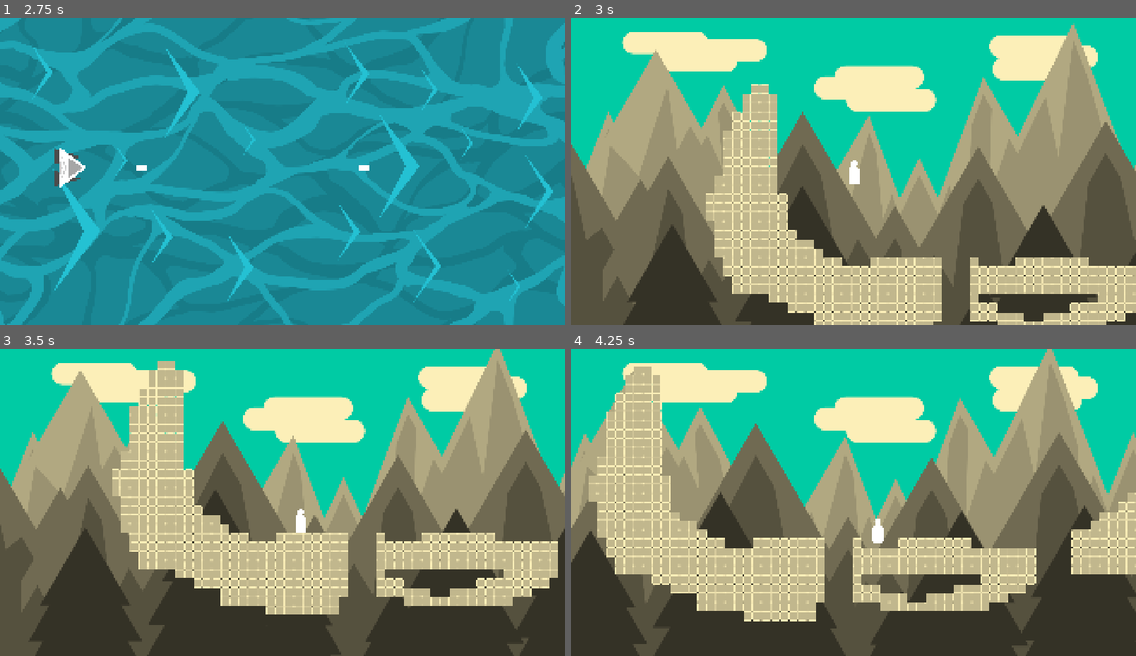
Above: before the commit, frames 1-4 (two rows, left to right).
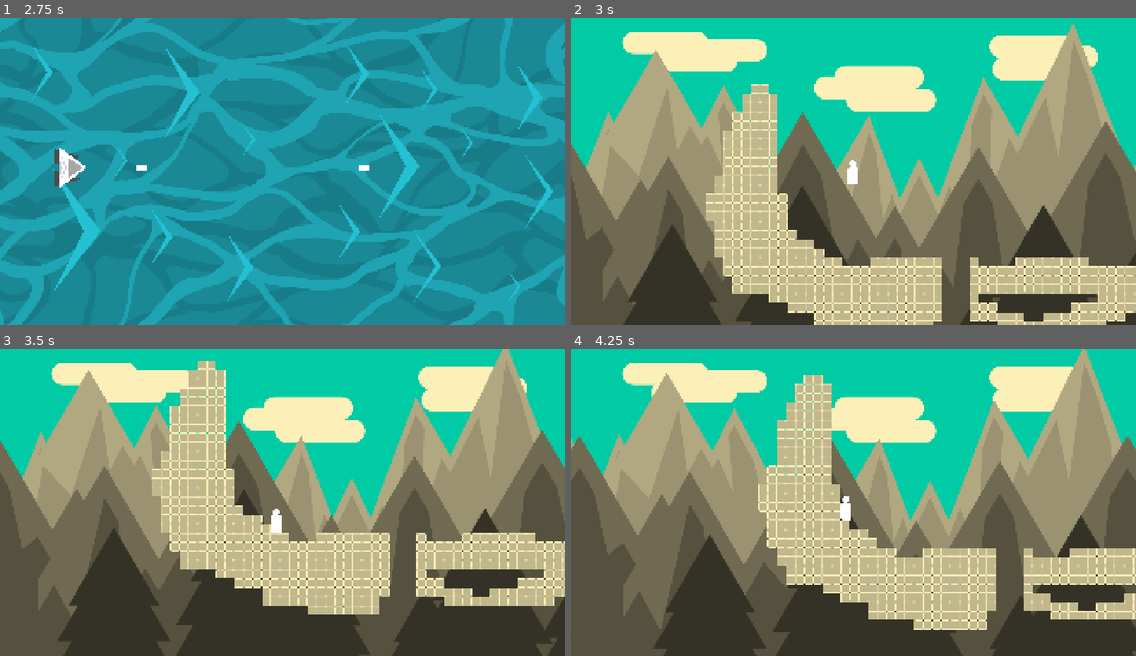
Above: after the commit, the same moments.

Repository: Yuna-Fr/AccessibilityGame
Game: Godot game, scene res://Scenes/Lvl_Circuit.tscn
Two runs of this game, one before a commit and one after it. Both use one fixed random seed, a clock stepped at 60 frames per second and the inputs below. Sound files missing from this copy of the repository are replaced by a short silence.
Inputs (mouse positions are in pixels of both pictures, inside the frame that each line leads up to):
- Up to frame 1 (2.75 s): tap Enter at 0.5 s; move the mouse to (90, 174) at 0.52 s; hold Space (Action) 0.53-1.28 s; hold D (Move_Right) 0.53-2.03 s; click (90, 174) at 0.67 s; tap W (Move_Up) at 0.77, 1.52 s; move the mouse to (452, 217) at 1.27 s; tap Q (SwapScene) at 1.35 s; move the mouse to (113, 125) at 2.02 s; hold A (Move_Left) from 2.03 s (still down); hold Space (Action) from 2.03 s (still down)
- Up to frame 2 (3 s): keep holding A (Move_Left); move the mouse to (881, 171) at 2.77 s; release Space (Action) at 2.78 s; tap Q (SwapScene) at 2.85 s; click (881, 171) at 2.92 s
- Up to frame 3 (3.5 s): keep holding A (Move_Left); tap W (Move_Up) at 3.02 s
- Up to frame 4 (4.25 s): keep holding A (Move_Left); move the mouse to (768, 425) at 3.52 s; hold Space (Action) from 3.53 s (still down); tap W (Move_Up) at 3.77 s

Frame 1 is identical in both runs. In frame 2, 1.0% of the frame differs, in the area x 26-100%, y 21-100%; in frame 3, 37%; in frame 4, 56%, in the area x 0-100%, y 0-100%.

Commit message:
Fix one button

Diff:
--- a/Scripts/S_PersoPlatformer.gd
+++ b/Scripts/S_PersoPlatformer.gd
@@ -7,7 +7,7 @@
 @export var friction : float = 30
 @export var air_friction : float = 5
 var canDie: bool = true
-var OneButton: bool = true
+var OneButton: bool = false
 
 @onready var cam = $Camera2D
 @onready var soundGround = $SonsCollisionSol
Not shown, changed: export_presets.cfg
